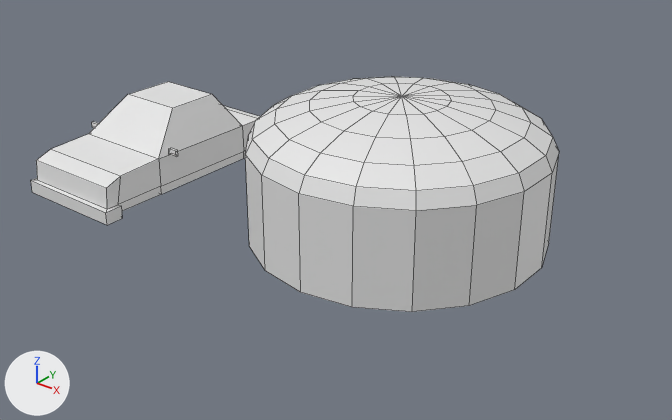
The Blender file blender/assets/assets.blend, before and after one commit.
Camera for both pictures: a 50 mm camera at (6.34, -9.25, 5.75) aimed at (-1.01, -0.06, 0.06). Arrows for +X, +Y and +Z are at lower left; the lights stay in place. Mesh edges are drawn as thin lines.

Script lines for the objects in view, before the commit:
```python
me_cube_001 = bpy.data.meshes.new('Cube.001')
me_cube_001.from_pydata(...)  # 76 vertices, 70 faces; spans x -1.02..1.02, y -1.75..1.93, z -0.45..0.79
me_sphere = bpy.data.meshes.new('Sphere')
me_sphere.from_pydata(...)  # 109 vertices, 109 faces; spans x -1.97..1.97, y -2.0..2.0, z -2.06..1.0
ob_bumper = bpy.data.objects.new('bumper', me_sphere)
ob_bumper.location = (0.0, 0.0, 1.3)
ob_bumper.scale = (1.0, 1.0, 0.63)
ob_car_visualizer = bpy.data.objects.new('car_visualizer', me_cube_001)
ob_car_visualizer.location = (-4.91, 0.0, 0.0)
```
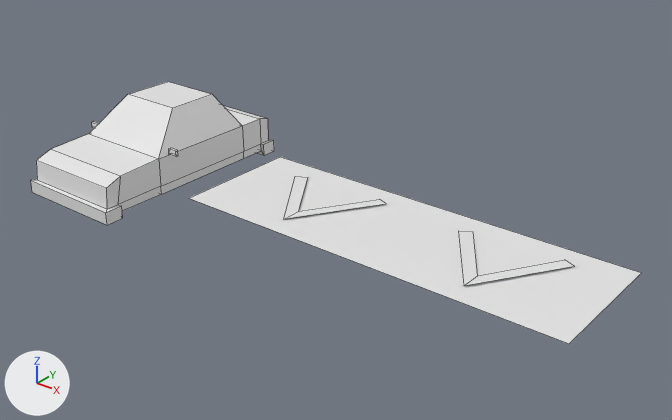
Location of each change, [x1, y1, x2, y2] in pixels of the pictures (672 x 420 px):
'bumper', deleted: before [245, 76, 559, 312]
'Plane', added: after [190, 157, 641, 344]

The change, as a diff of the scene's bpy script:
```diff
--- a/blender/assets/assets.blend.py
+++ b/blender/assets/assets.blend.py
@@ me_plane @@
+me_plane.from_pydata([(-3.0, -1.0, 0.0), (3.0, -1.0, 0.0), (-3.0, 1.0, 0.0), (3.0, 1.0, 0.0), (-1.43, -0.69, 0.03), (-0.61, 0.59, 0.03), (-1.43, -0.37, 0.03), (-0.78, 0.66, 0.03), (-2.26, 0.51, 0.03), (-2.1, 0.62, 0.03), (1.47, -0.69, 0.03), (2.29, 0.59, 0.03), (1.47, -0.37, 0.03), (2.12, 0.66, 0.03), (0.64, 0.51, 0.03), (0.81, 0.62, 0.03)], [], [(0, 1, 3, 2), (4, 5, 7, 6), (4, 6, 9, 8), (10, 11, 13, 12), (10, 12, 15, 14)])
@@ ob_bumper @@
-ob_bumper = bpy.data.objects.new('bumper', me_sphere)
-ob_bumper.location = (0.0, 0.0, 1.3)
-ob_bumper.scale = (1.0, 1.0, 0.63)
@@ ob_empty_018 @@
 ob_empty_018 = bpy.data.objects.new('Empty.018', None)
-ob_empty_018.parent = ob_bumper
 ob_empty_018.matrix_parent_inverse = Matrix(((1.0, 0.0, 0.0, 0.0), (0.0, 1.0, 0.0, 0.0), (0.0, 0.0, 1.587, -2.063), (0.0, 0.0, 0.0, 1.0)))
@@ ob_plane @@
+ob_plane = bpy.data.objects.new('Plane', me_plane)
+ob_plane.location = (0.0, 0.0, 0.0)
```
